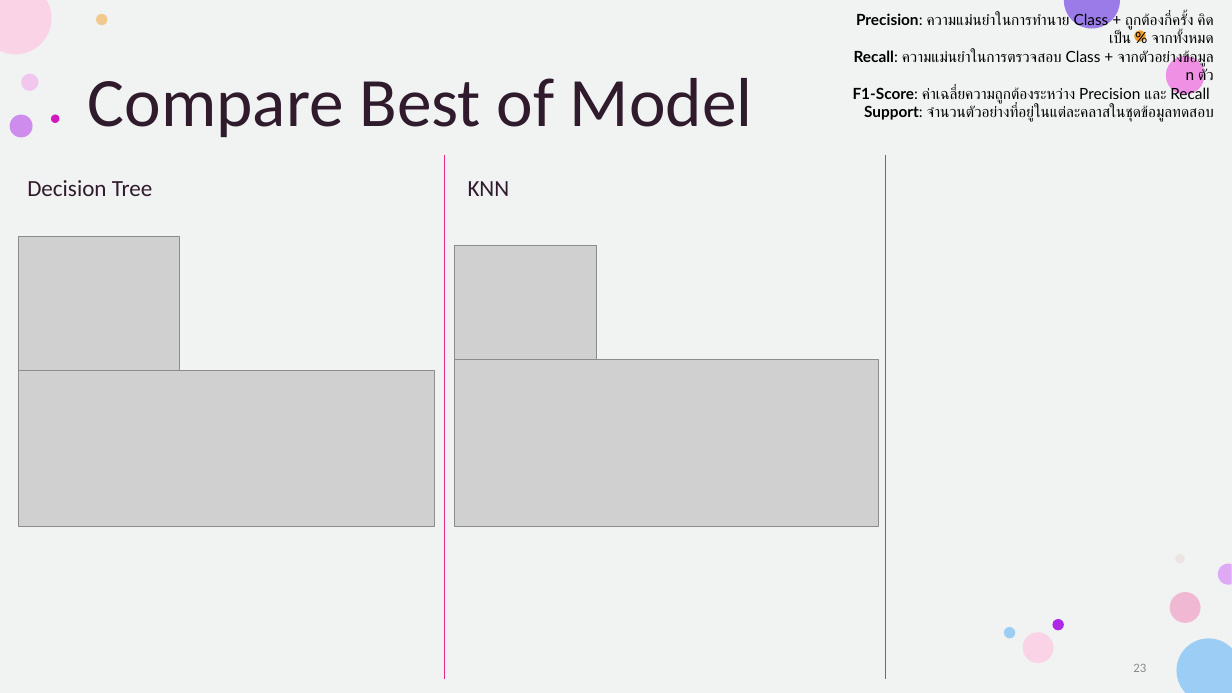
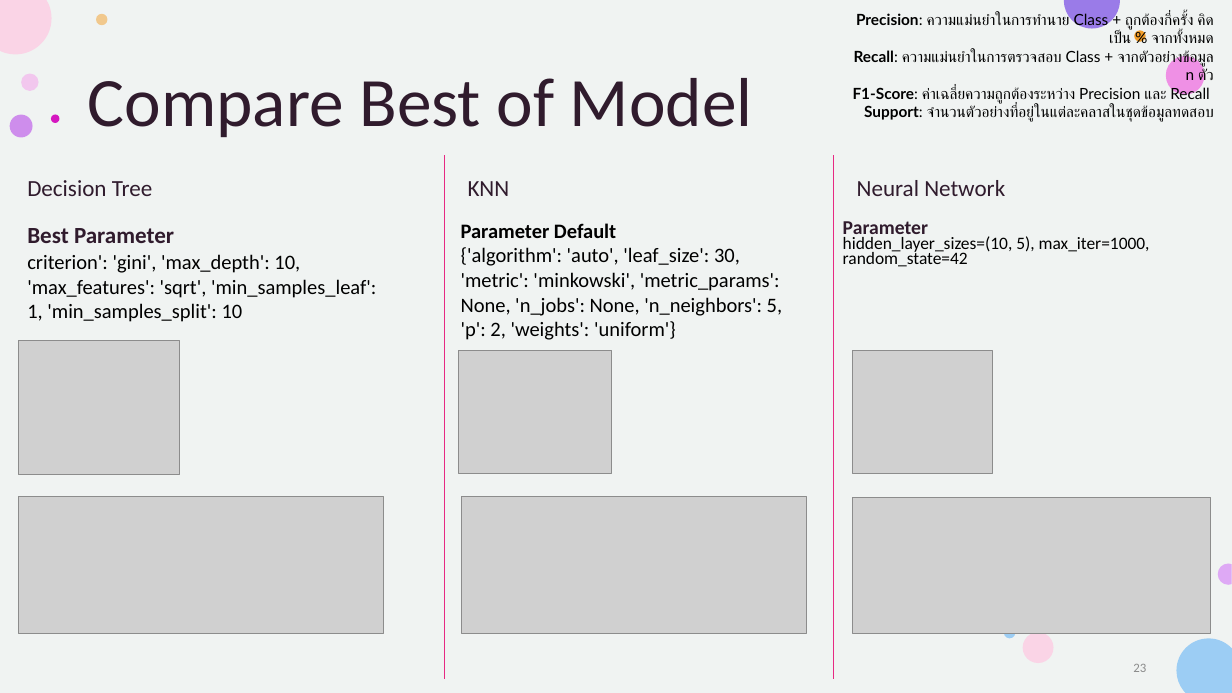
Before and after one commit to PNYWT/Alzheimer-Classification, a slide deck: slide 23 of Alzhemer Classification.pptx. Drawn at 1232x693 pixels with LibreOffice and Linux fonts; fonts in the diff are those of the drawing; grey boxes stand for pictures. Boxes give left, top, right and bottom in pixels: in the first picture for what was removed or moved away, otherwise in the second. Text is boxed around its words. In the diff, an @@ line names an element or a change of style, - is before the commit and + after.

```diff
--- a/Alzhemer Classification.pptx
+++ b/Alzhemer Classification.pptx
@@ line moved from (885, 155) - (885, 679) to (834, 155) - (834, 679) @@
@@ text added at (857,180,1005,196), 18 pt, text #301B2D @@
+Neural Network
@@ text added at (27,228,376,322), 16 pt, text #000000 @@
+Best Parameter
+criterion': 'gini', 'max_depth': 10, 'max_features': 'sqrt', 'min_samples_leaf': 1, 'min_samples_split': 10
@@ text added at (461,223,782,340), 16 pt, text #000000 @@
+Parameter Default
+{'algorithm': 'auto', 'leaf_size': 30, 'metric': 'minkowski', 'metric_params': None, 'n_jobs': None, 'n_neighbors': 5, 'p': 2, 'weights': 'uniform'}
@@ text added at (843,221,1150,267), 13.6 pt, text #000000 @@
+Parameter
+hidden_layer_sizes=(10, 5), max_iter=1000, random_state=42
@@ picture: place and size @@
-picture at (18,237,180,371)
+picture at (18,340,180,474)
@@ picture: place and size @@
-picture at (455,246,596,360)
+picture at (458,350,612,473)
@@ picture added at (853,350,993,473) @@
@@ picture: place and size @@
-picture at (18,371,435,527)
+picture at (18,496,384,633)
@@ picture: place and size @@
-picture at (455,360,878,527)
+picture at (462,496,807,633)
@@ picture added at (853,497,1212,633) @@
@@ ellipse removed at (1176,555,1185,564) @@
@@ ellipse removed at (1170,592,1201,623) @@
@@ ellipse removed at (1053,619,1064,630) @@
```
Also in this commit, not shown: 3 other slides changed, 2 other files.
